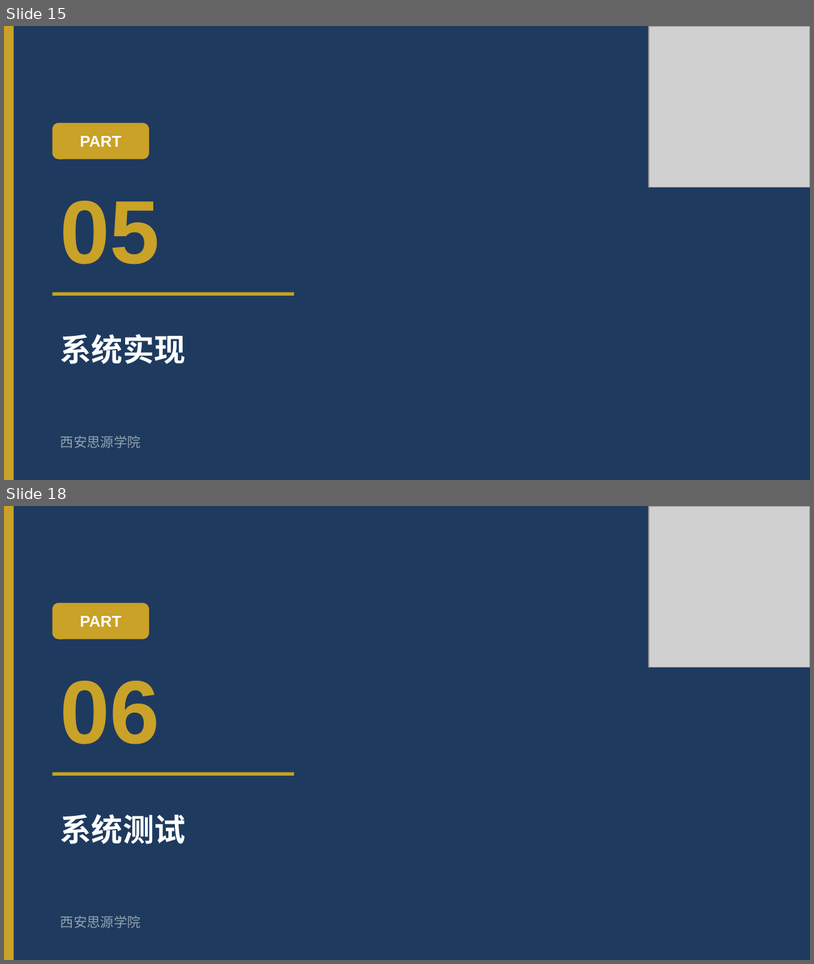
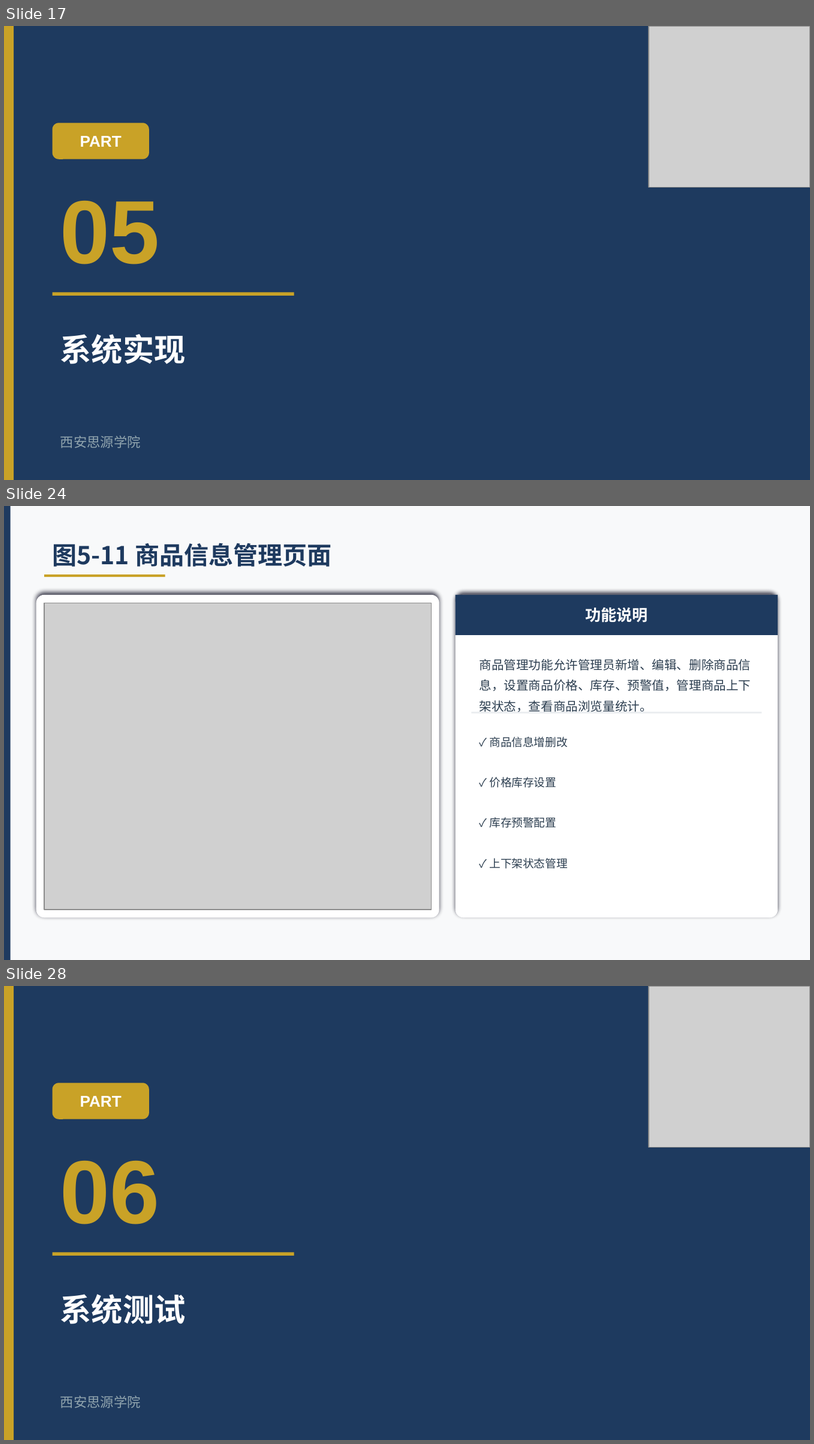
Before and after one commit to lvolk555/Trea--warehouse-, a slide deck: 生鲜超市综合管理系统_毕业答辩PPT.pptx. Shown one above the other, each under a label of ours: slides 15 and 18 before the commit, slides 17, 24 and 28 after it; the slides between them are not shown. The pictures are 814x964 and 814x1444 pixels, drawn with LibreOffice and Linux fonts; fonts in the diff are those of the drawing; grey boxes stand for pictures. Boxes give left, top, right and bottom in pixels: in the first picture for what was removed or moved away, otherwise in the second. Text is boxed around its words. In the diff, an @@ line names an element or a change of style, - is before the commit and + after.

```diff
--- a/生鲜超市综合管理系统_毕业答辩PPT.pptx
+++ b/生鲜超市综合管理系统_毕业答辩PPT.pptx
@@ slide 24 added at box(4, 506, 810, 960), background #F8F9FA @@
@@ rectangle added at box(4, 506, 11, 959), fill #1E3A5F @@
@@ text added at box(52, 543, 332, 567), 22 pt, text #1E3A5F, bold @@
+图5-11 商品信息管理页面
@@ rectangle added at box(44, 574, 165, 577), fill #C9A227 @@
@@ rounded rectangle added at box(36, 595, 440, 917), fill #FFFFFF @@
@@ rounded rectangle added at box(456, 595, 778, 917), fill #FFFFFF @@
@@ rectangle added at box(456, 595, 778, 635), fill #1E3A5F @@
@@ picture added at box(44, 603, 431, 909) @@
@@ text added at box(585, 607, 648, 622), 14 pt, text #FFFFFF, bold @@
+功能说明
@@ text added at box(480, 658, 752, 712), 11 pt, text #2C3E50 @@
+商品管理功能允许管理员新增、编辑、删除商品信息，设置商品价格、库存、预警值，管理商品上下架状态，查看商品浏览量统计。
@@ rectangle added at box(472, 712, 762, 713), fill #E9ECEF @@
@@ text added at box(490, 736, 568, 747), 10 pt, text #2C3E50 @@
+✓ 商品信息增删改
@@ text added at box(490, 777, 557, 787), 10 pt, text #2C3E50 @@
+✓ 价格库存设置
@@ text added at box(490, 817, 557, 828), 10 pt, text #2C3E50 @@
+✓ 库存预警配置
@@ text added at box(490, 858, 568, 868), 10 pt, text #2C3E50 @@
+✓ 上下架状态管理
@@ what was slide 15 is now slide 17 @@
@@ what was slide 18 is now slide 28 @@
```
Also in this commit, not shown: 6 slides changed, 11 other slides added, 2 slides removed.
